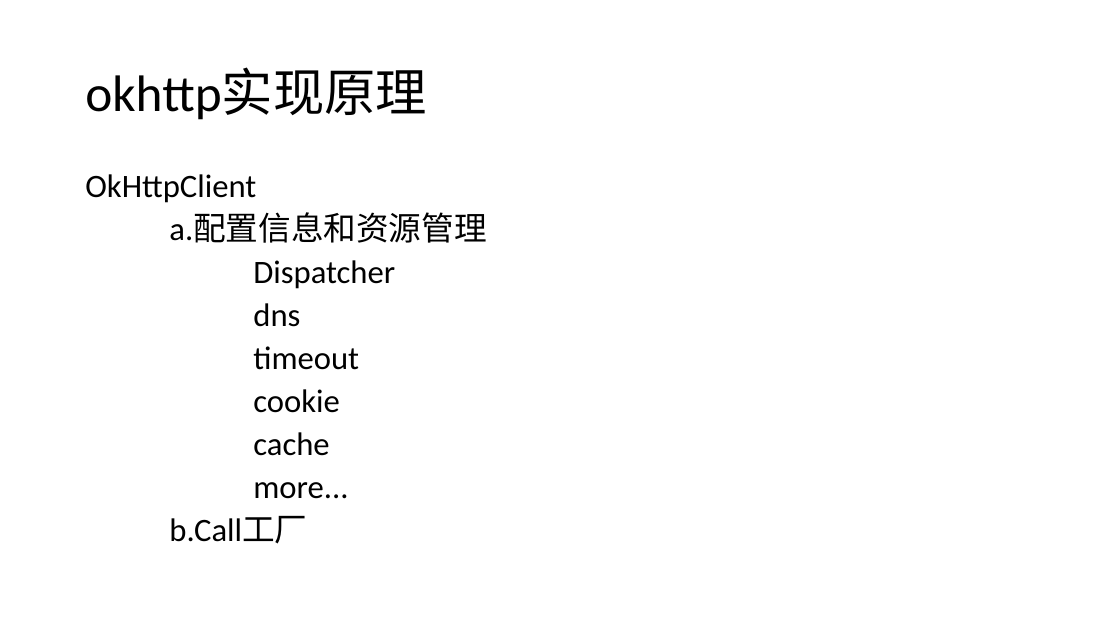
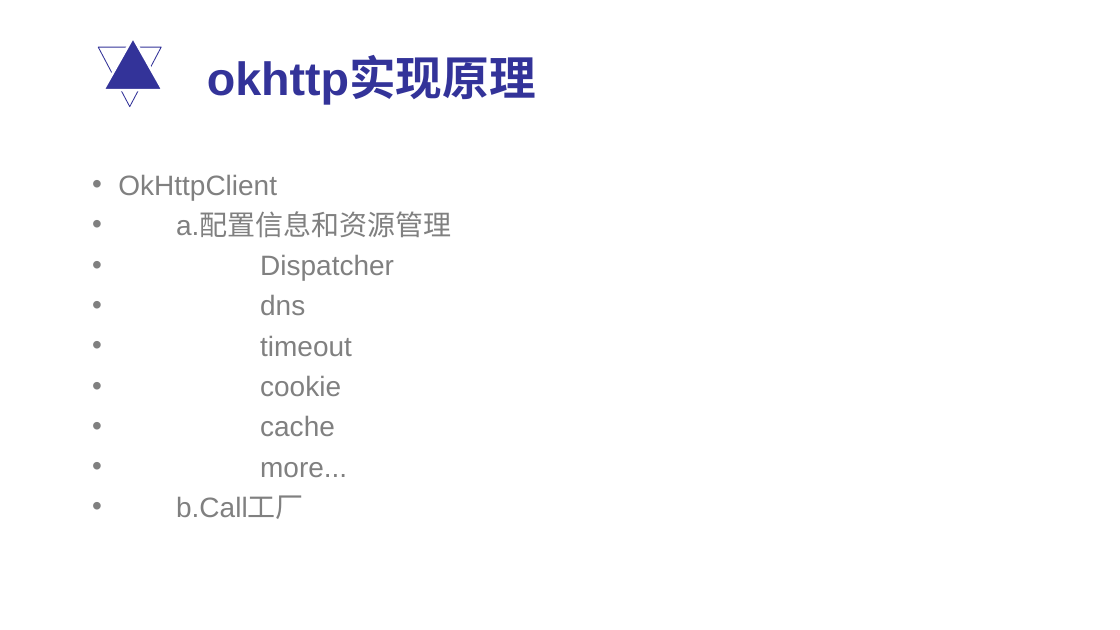
Before and after one commit to daisongsong1991/ppt, a slide deck: slide 21 of net_ppt.pptx. Drawn at 1120x630 pixels with LibreOffice and Linux fonts; fonts in the diff are those of the drawing. Boxes give left, top, right and bottom in pixels: in the first picture for what was removed or moved away, otherwise in the second. Text is boxed around its words. In the diff, an @@ line names an element or a change of style, - is before the commit and + after.

```diff
--- a/net_ppt.pptx
+++ b/net_ppt.pptx
@@ triangle added at (x1=98, y1=47, x2=161, y2=107), outline #333399 0.75 pt @@
@@ triangle added at (x1=103, y1=37, x2=163, y2=90), fill #333399, outline #FFFFFF 2.25 pt @@
@@ title "okhttp实现原理" moved from (x1=85, y1=68, x2=427, y2=120) to (x1=207, y1=58, x2=536, y2=104) @@
@@ title "okhttp实现原理" at (x1=207, y1=58, x2=536, y2=104): size 44 to 40 pt, font Calibri to Arial, text colour #000000 to #333399, bold on; line spacing 0.9 to 1 @@
@@ text "OkHttpClient" moved from (x1=85, y1=174, x2=486, y2=544) to (x1=118, y1=175, x2=451, y2=519) @@
@@ text "OkHttpClient" at (x1=118, y1=175, x2=451, y2=519): size 28 to 24 pt, font Calibri to Arial, text colour #000000 to #808080; bullet none to •; line spacing 0.8 to 1.2; less space between paragraphs @@
```
Also in this commit, not shown: 9 other slides changed, 14 slides added, 13 slides removed, 1 other file.
